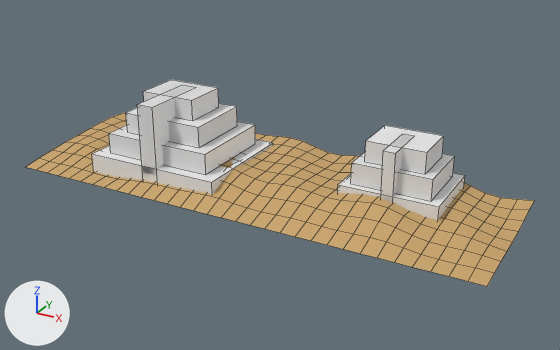
One commit to the FBX model Assets/Integrante4/Art/Mesopotamia/mesopotamia_bg_far.fbx: the scene before it, then after it.
One viewpoint serves both versions: a 50 mm lens placed at (43.3, -65.1, 39.4), pointed at (2.4, 9.2, 2.2). Lighting does not change. The marker at lower left points along +X, +Y and +Z. The older version comes first. Mesh edges are drawn as thin lines. Where no turn or scale is listed for an object, it has been applied to the vertices.

Objects in the first picture: 'mesopotamia_bg_far'.
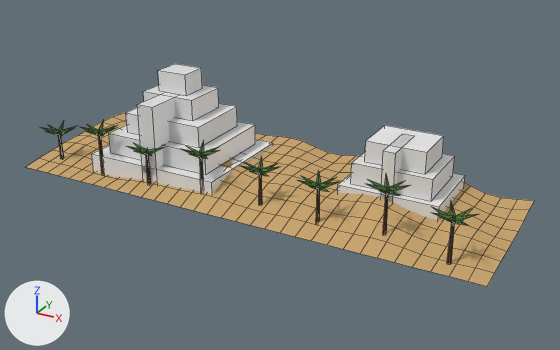
Changed parts and their boxes [x1, y1, x2, y2] in the pictures (560 x 350 px):
'mesopotamia_bg_far', reshaped (8% taller)
    before: [26, 80, 534, 286]
    after: [26, 64, 534, 286]
part 1 of me_mesopotamia_bg_far, added
    after: [158, 64, 202, 96]
part 2 of me_mesopotamia_bg_far, added
    after: [59, 136, 64, 159]
part 3 of me_mesopotamia_bg_far, added
    after: [99, 136, 104, 174]
part 4 of me_mesopotamia_bg_far, added
    after: [146, 155, 151, 184]
part 5 of me_mesopotamia_bg_far, added (mostly hidden)
    after: [200, 158, 204, 180]
part 6 of me_mesopotamia_bg_far, added (mostly hidden)
    after: [259, 175, 262, 205]
part 7 of me_mesopotamia_bg_far, added (mostly hidden)
    after: [316, 190, 320, 222]
part 8 of me_mesopotamia_bg_far, added (mostly hidden)
    after: [383, 194, 388, 234]
part 9 of me_mesopotamia_bg_far, added
    after: [42, 120, 478, 264]

What changed in the scene script:
```text
Add mat_mesopotamia_bg_trunk:
    mat_mesopotamia_bg_trunk = principled_material('mesopotamia_bg_trunk')
    mat_mesopotamia_bg_trunk.base_color = (0.148, 0.0738, 0.0278)  # brown #6b4d2e
    mat_mesopotamia_bg_trunk.roughness = 0.9
Add mat_mesopotamia_bg_leaf:
    mat_mesopotamia_bg_leaf = principled_material('mesopotamia_bg_leaf')
    mat_mesopotamia_bg_leaf.base_color = (0.0738, 0.198, 0.0385)  # dark green #4d7b37
    mat_mesopotamia_bg_leaf.roughness = 0.9
Change me_mesopotamia_bg_far:
    used by ob_mesopotamia_bg_far; location = (0.0, 0.0, 0.0)
    remove me_mesopotamia_bg_far.from_pydata(...)  # 369 vertices, 310 faces; spans x -30.0..30.0, y 0.0..20.0, z 0.0..10.4
    add me_mesopotamia_bg_far.from_pydata(...)  # 881 vertices, 740 faces; spans x -30.0..30.0, y 0.0..20.0, z 0.0..13.0
    me_mesopotamia_bg_far part 1: a new loose piece, a box spanning x -14.0..-10.0, y 8.3..11.8, z 10.4..13.0, in mat_mesopotamia_bg_trim (white #e7e7e7)
    me_mesopotamia_bg_far part 2: a new loose piece, an 8-sided cut cone along z (radius 0.22 at the low end, 0.14 at the high end) spanning x -27.22..-26.78, y 3.41..3.85, z 0.0..4.15, in mat_mesopotamia_bg_trunk (brown #6b4d2e)
    me_mesopotamia_bg_far part 3: a new loose piece, an 8-sided cut cone along z (radius 0.22 at the low end, 0.14 at the high end) spanning x -19.72..-19.28, y 2.7..3.14, z 0.0..5.76, in mat_mesopotamia_bg_trunk (brown #6b4d2e)
    me_mesopotamia_bg_far part 4: a new loose piece, an 8-sided cut cone along z (radius 0.22 at the low end, 0.14 at the high end) spanning x -12.22..-11.78, y 2.34..2.78, z 0.0..4.8, in mat_mesopotamia_bg_trunk (brown #6b4d2e)
    me_mesopotamia_bg_far part 5: a new loose piece, an 8-sided cut cone along z (radius 0.22 at the low end, 0.14 at the high end) spanning x -4.72..-4.28, y 2.78..3.22, z 0.0..5.73, in mat_mesopotamia_bg_trunk (brown #6b4d2e)
    me_mesopotamia_bg_far part 6: a new loose piece, an 8-sided cut cone along z (radius 0.22 at the low end, 0.14 at the high end) spanning x 2.78..3.22, y 3.4..3.84, z 0.0..4.96, in mat_mesopotamia_bg_trunk (brown #6b4d2e)
    me_mesopotamia_bg_far part 7: a new loose piece, an 8-sided cut cone along z (radius 0.22 at the low end, 0.14 at the high end) spanning x 10.28..10.72, y 2.88..3.32, z 0.0..5.01, in mat_mesopotamia_bg_trunk (brown #6b4d2e)
    me_mesopotamia_bg_far part 8: a new loose piece, an 8-sided cut cone along z (radius 0.22 at the low end, 0.14 at the high end) spanning x 17.78..18.22, y 3.54..3.98, z 0.0..5.96, in mat_mesopotamia_bg_trunk (brown #6b4d2e)
    me_mesopotamia_bg_far part 9: 308 vertices added at x -29.5..27.9, y 0.0..6.1, z 0.0..6.8
    other edits to the shape of me_mesopotamia_bg_far do not show in these pictures
    add me_mesopotamia_bg_far.materials.append(mat_mesopotamia_bg_trunk)  # brown #6b4d2e
    add me_mesopotamia_bg_far.materials.append(mat_mesopotamia_bg_leaf)  # dark green #4d7b37
```
